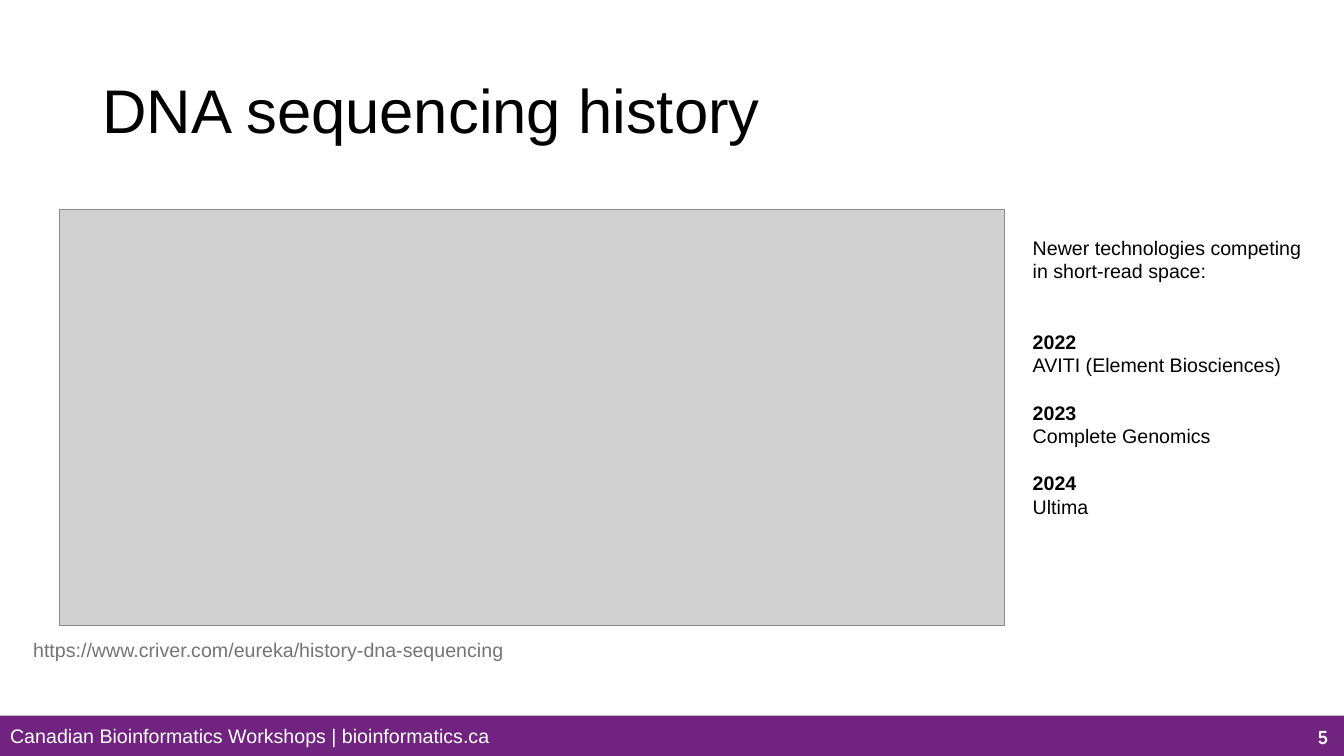
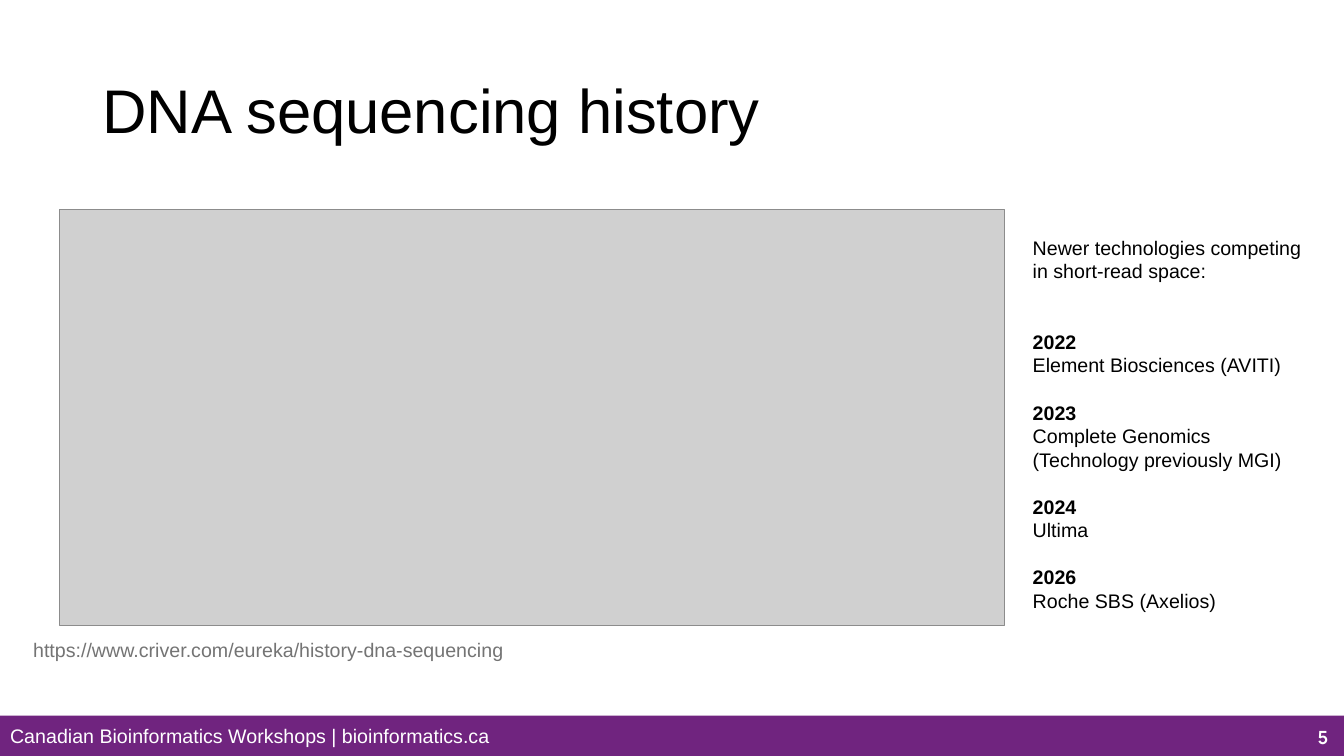
Before and after one commit to bioinformaticsdotca/HTG_Van-2611, a slide deck: slide 5 of content-files/Module_1a_HTG_Van-2611.pptx. Drawn at 1344x756 pixels with LibreOffice and Linux fonts; fonts in the diff are those of the drawing; grey boxes stand for pictures; background and template pictures are left out. Boxes give left, top, right and bottom in pixels: in the first picture for what was removed or moved away, otherwise in the second. Text is boxed around its words. In the diff, an @@ line names an element or a change of style, - is before the commit and + after.

```diff
--- a/content-files/Module_1a_HTG_Van-2611.pptx
+++ b/content-files/Module_1a_HTG_Van-2611.pptx
@@ text at <box>1033,357,1281,376</box>: text changed @@
-AVITI (Element Biosciences)
+Element Biosciences (AVITI)
@@ text at <box>1033,452,1282,471</box>: paragraph added @@
+(Technology previously MGI)
@@ text at <box>1033,570,1216,612</box>: paragraphs added @@
+2026
+Roche SBS (Axelios)
```
Also in this commit, not shown: 6 other slides changed, 3 slides added, 29 other files.
